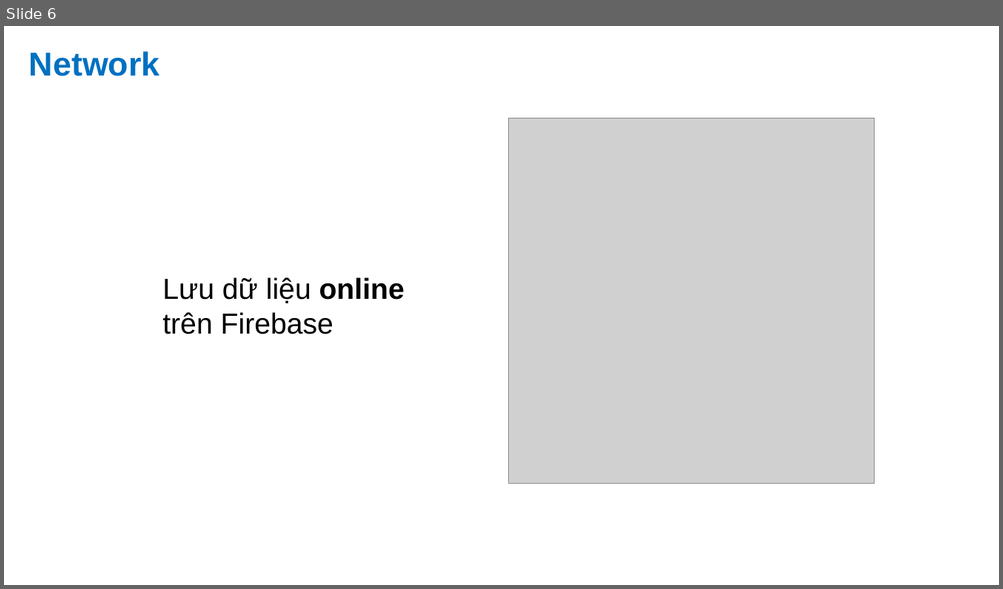
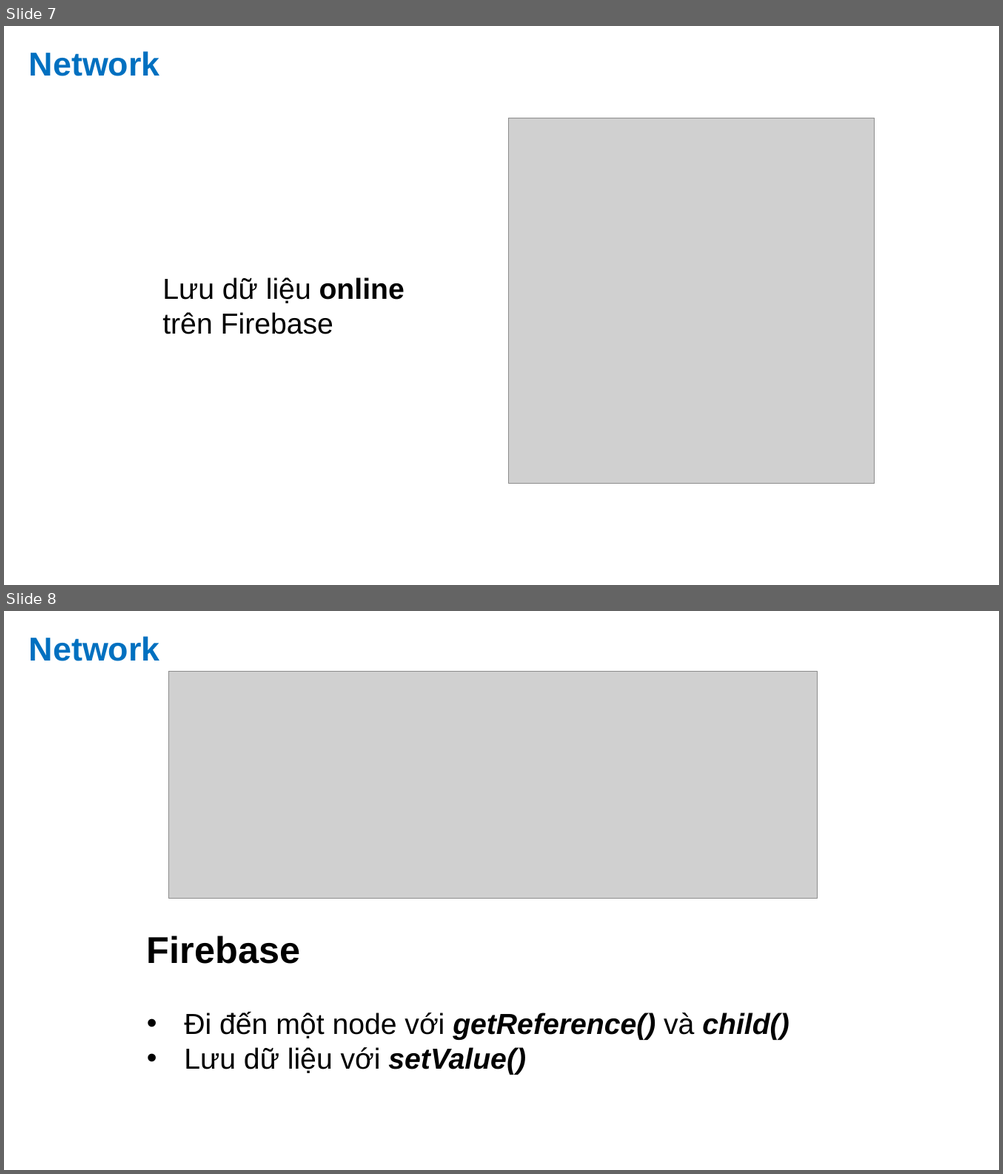
Before and after one commit to anhndd/linexo, a slide deck: Presentation/LineXO/LineXO_Sang.pptx. Shown one above the other, each under a label of ours: slide 6 before the commit, slides 7 and 8 after it. The pictures are 1003x589 and 1003x1174 pixels, drawn with LibreOffice and Linux fonts; fonts in the diff are those of the drawing; grey boxes stand for pictures. Boxes give left, top, right and bottom in pixels: in the first picture for what was removed or moved away, otherwise in the second. Text is boxed around its words. In the diff, an @@ line names an element or a change of style, - is before the commit and + after.

```diff
--- a/Presentation/LineXO/LineXO_Sang.pptx
+++ b/Presentation/LineXO/LineXO_Sang.pptx
@@ slide 8 added at [4, 611, 999, 1170], background #FFFFFF @@
@@ text added at [29, 636, 160, 661], 32 pt, text #0070C0, bold @@
+Network
@@ picture added at [169, 672, 817, 898] @@
@@ text added at [147, 936, 788, 1075], 28 pt, text #000000, bold @@
+Firebase
+• Đi đến một node với getReference() và child()
+• Lưu dữ liệu với setValue()
@@ what was slide 6 is now slide 7 @@
```
Also in this commit, not shown: 4 slides changed, 2 other slides added.
